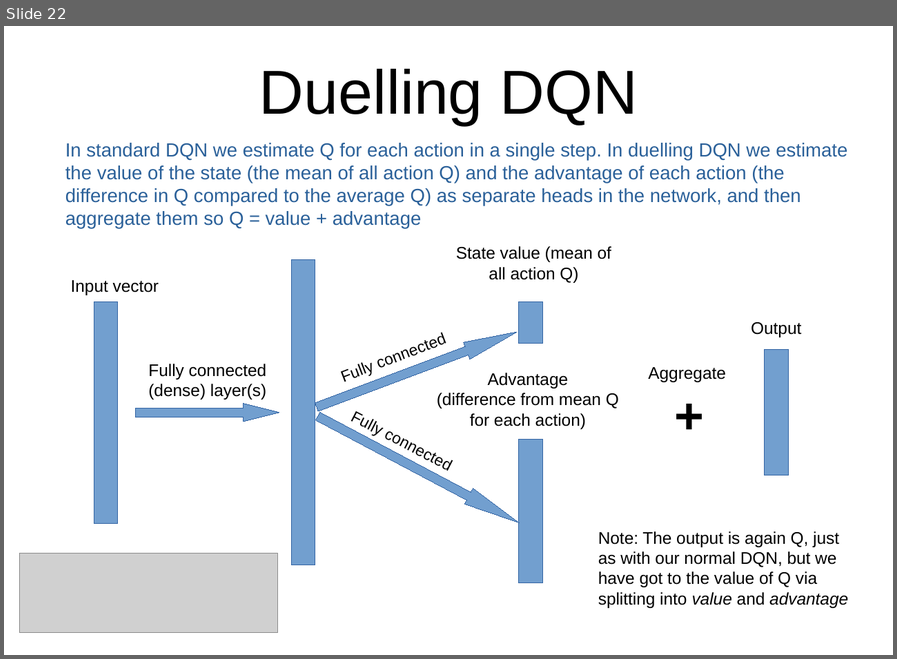
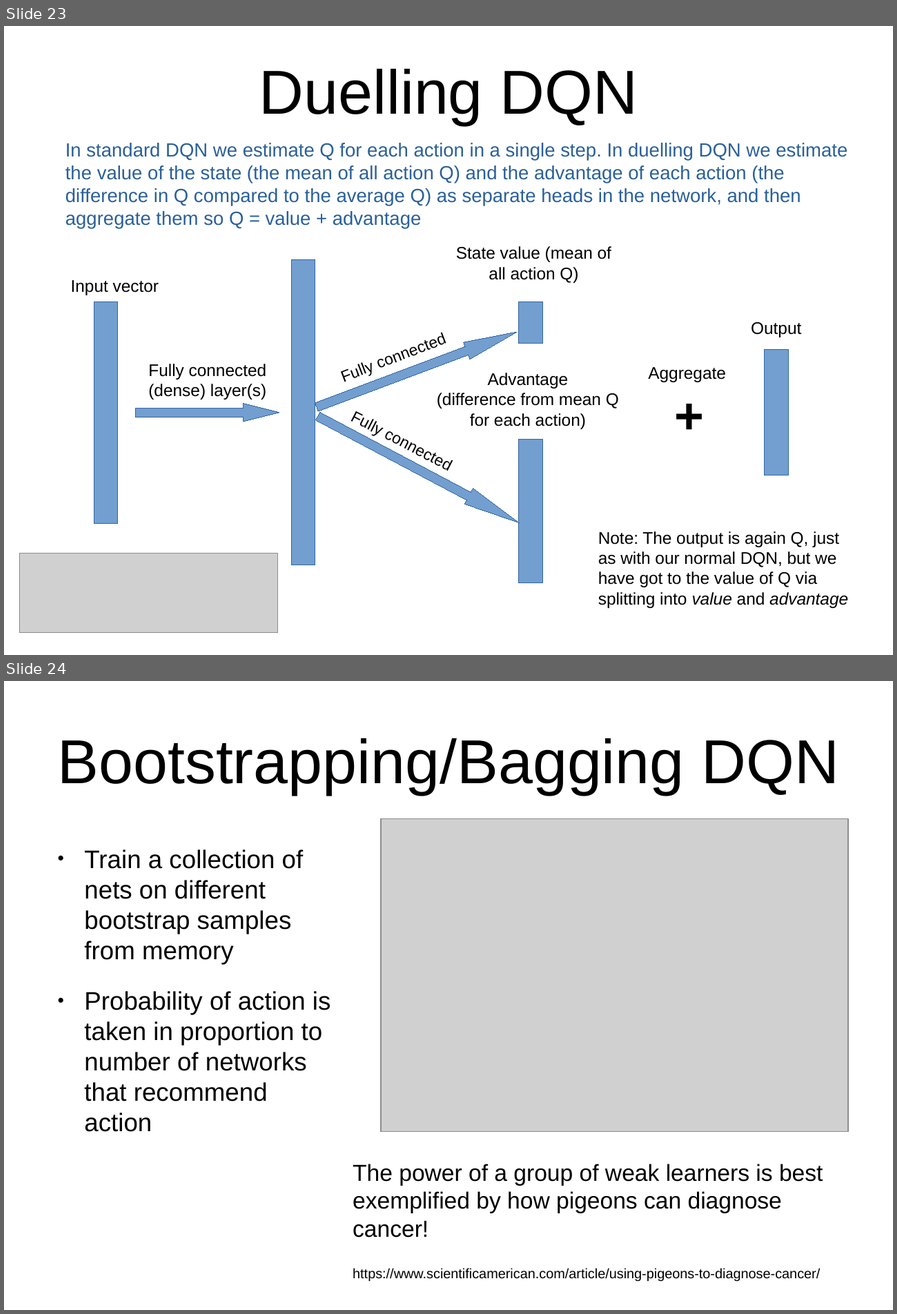
Before and after one commit to MichaelAllen1966/thursday_coding_club_2020, a slide deck: rl.odp. Shown one above the other, each under a label of ours: slide 22 before the commit, slides 23 and 24 after it. The pictures are 897x659 and 897x1314 pixels, drawn with LibreOffice and Linux fonts; fonts in the diff are those of the drawing; grey boxes stand for pictures. Boxes give left, top, right and bottom in pixels: in the first picture for what was removed or moved away, otherwise in the second. Text is boxed around its words. In the diff, an @@ line names an element or a change of style, - is before the commit and + after.

```diff
--- a/rl.odp
+++ b/rl.odp
@@ slide 24 added at [4,681,893,1310], background #FFFFFF @@
@@ title added at [58,738,839,794], 58.7 pt, text #000000 @@
+Bootstrapping/Bagging DQN
@@ picture added at [381,818,849,1131] @@
@@ text added at [84,849,331,1132], 24 pt, text #000000 @@
+● Train a collection of nets on different bootstrap samples from memory
+● Probability of action is taken in proportion to number of networks that recommend action
@@ text added at [352,1163,822,1281], 22 pt, text #000000 @@
+The power of a group of weak learners is best exemplified by how pigeons can diagnose cancer!
+https://www.scientificamerican.com/article/using-pigeons-to-diagnose-cancer/
@@ what was slide 22 is now slide 23 @@
```
Also in this commit, not shown: 9 slides changed, 1 other slide added.
